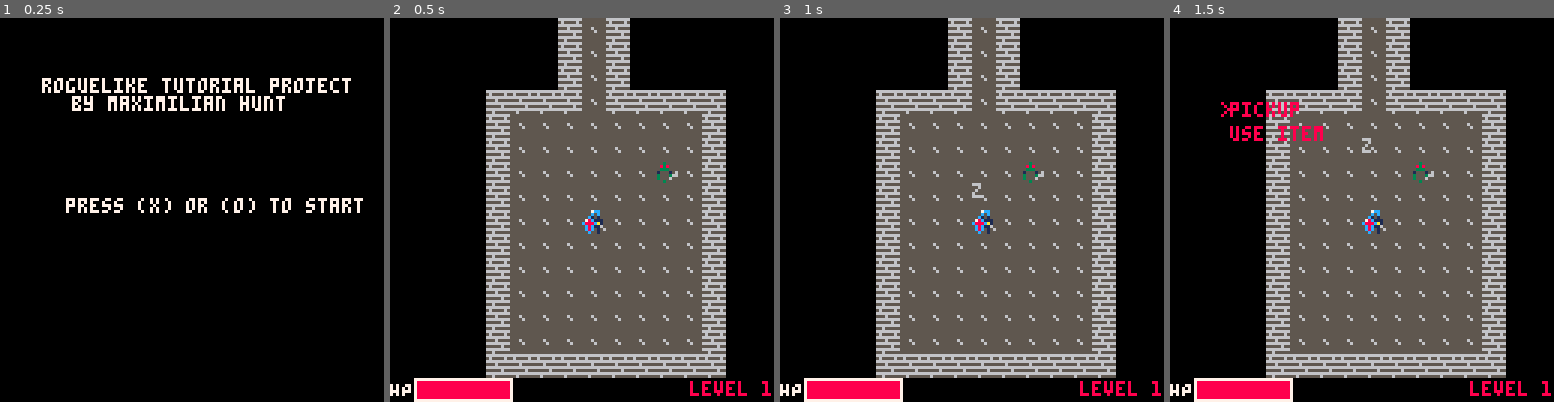
Above: before the commit, frames 1-4 (left to right).
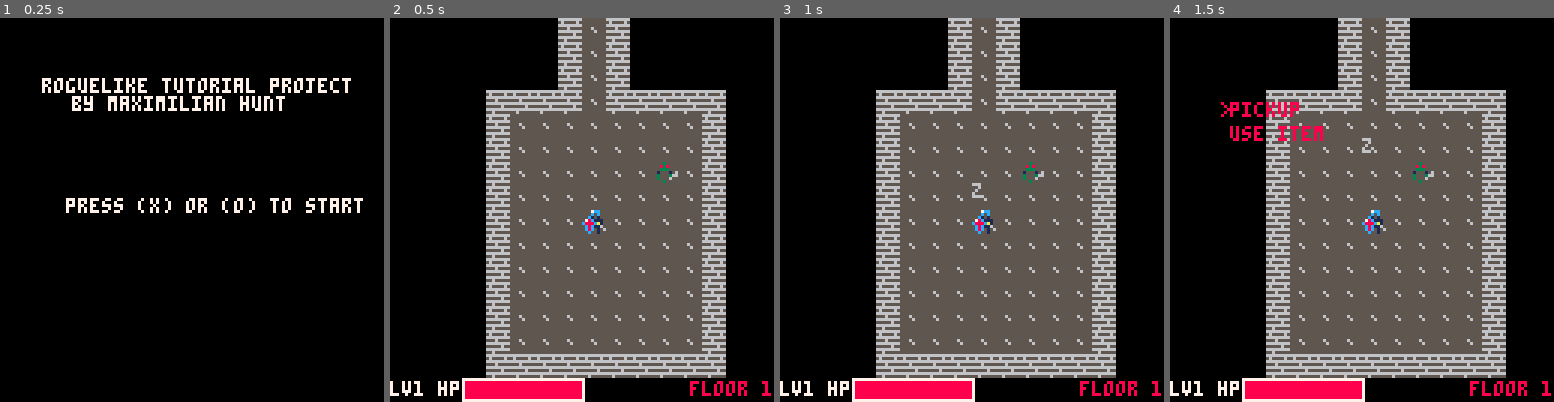
Above: after the commit, the same moments.

Repository: m-r-hunt/Pico-8-Carts
Game: PICO-8 cartridge rlt2021/cart.p8
Two runs of this game, one before a commit and one after it. Both use one fixed random seed, a clock stepped at 60 frames per second and the inputs below.
Inputs:
- Up to frame 1 (0.25 s): no input
- Up to frame 2 (0.5 s): tap X (X key) at 0.33 s
- Up to frame 3 (1 s): tap O (Z key) at 0.7 s
- Up to frame 4 (1.5 s): tap X (X key) at 1.07 s

Frame 1 is identical in both runs. In frame 2, 2.2% of the frame differs, in the area x 0-93%, y 93-100%; in frame 3, 2.2%; in frame 4, 2.2%.

Commit message:
Start working on levelling

Diff:
--- a/rlt2021/cart.p8
+++ b/rlt2021/cart.p8
@@ -18,6 +18,8 @@
 #include state.trm.lua
 -->8
 #include particles.trm.lua
+-->8
+#include level.trm.lua
 __gfx__
 000000000007cc000044500000000000000000000000000000000000000000000000000000000000000000000000000000000000000000000000000066666666
 00000000000c5c00004f450000000000000000000000000000000000000000000000000000000000000000000000000000000000000000000000000011555556
--- a/rlt2021/flow.trm.lua
+++ b/rlt2021/flow.trm.lua
@@ -1,3 +1,4 @@
+
 
 
 
@@ -25,10 +26,11 @@
 	drawParticles()
 
 	camera()
-	print("HP",0,121,7)
-	rect(8,120,player.fighter.max_hp+10,127,7)
-	rectfill(9,121,player.fighter.hp+9,126,8)
-	print("level "..dungeon_level,100,121)
+	print("lv"..current_level,0,121,7)
+	print("hp",16,121,7)
+	rect(24,120,24+player.fighter.max_hp+10,127,7)
+	rectfill(25,121,24+player.fighter.hp+9,126,8)
+	print("floor "..dungeon_level,100,121)
 end
 
 local options={"pickup","use item"}
@@ -137,6 +139,8 @@
 	dungeon_level=1
 
 	player=Entity(V2(8,8),1,"player",true,Fighter(30,2,5),nil,nil,Inventory(26))
+	current_level=1
+	current_xp=0
 	new_floor()
 
 	draw=drawGameplay
@@ -152,7 +156,8 @@
 					local target=getBlockingEntitiesAt(dx)
 
 					if target then
-						player.fighter:attack(target)
+						local xp=player.fighter:attack(target)
+						addXp(xp)
 					else
 						player:move(dx)
 						fov_map=calculateFOV(blocks_fov,player.pos,10)
--- a/rlt2021/gameplay.trm.lua
+++ b/rlt2021/gameplay.trm.lua
@@ -15,11 +15,12 @@
 end
 
 Fighter=Class{
-	construct=function(self,hp,defence,power)
+	construct=function(self,hp,defence,power,xp)
 		self.max_hp=hp
 		self.hp=hp
 		self.defence=defence
 		self.power=power
+		self.xp=xp
 	end,
 
 	takeDamage=function(self,amount)
@@ -31,7 +32,10 @@
 			self.owner.fighter=nil
 			self.owner.ai=nil
 			self.owner.z=1
+
+			return self.xp
 		end
+		return 0
 	end,
 
 	heal=function(self,amount)
@@ -40,7 +44,7 @@
 
 	attack=function(self,target)
 		local damage=self.power-target.fighter.defence
-		target.fighter:takeDamage(damage)
+		local xp=target.fighter:takeDamage(damage)
 		addNumber(damage,8,target.pos*8+V2(2,0),V2(0,-1),120)
 
 		local init=self.owner.pos
@@ -63,6 +67,7 @@
 			self.owner.pos=init+(dx-init)*(t/animation_time)
 		end
 		self.owner.pos=init
+		return xp
 	end
 }
 
--- /dev/null
+++ b/rlt2021/level.trm.lua
@@ -0,0 +1,18 @@
+
+
+function xpToNextLevel()
+	return level_up_base+current_level*level_up_factor
+end
+
+function addXp(xp)
+	current_xp+=xp
+
+	if current_xp>xpToNextLevel() then
+		current_xp-=xpToNextLevel()
+		current_level+=1
+
+		return true
+	else
+		return false
+	end
+end
--- a/rlt2021/map.trm.lua
+++ b/rlt2021/map.trm.lua
@@ -121,9 +121,9 @@
 		if not anyEntitiesAt(entities,V2(x,y)) then
 			local monster=nil
 			if rnd(1)<0.8 then
-				monster=Entity(V2(x,y),16,"orc",true,Fighter(10,0,3),BasicMonster())
+				monster=Entity(V2(x,y),16,"orc",true,Fighter(10,0,3,35),BasicMonster())
 			else
-				monster=Entity(V2(x,y),17,"troll",true,Fighter(16,1,4),BasicMonster())
+				monster=Entity(V2(x,y),17,"troll",true,Fighter(16,1,4,100),BasicMonster())
 			end
 			add(entities,monster)
 		end
--- a/rlt2021/state.trm.lua
+++ b/rlt2021/state.trm.lua
@@ -0,0 +1,12 @@
+
+
+
+
+
+
+
+
+
+
+level_up_base=200
+level_up_factor=150
Not shown, changed: rlt2021/flow.trm
Not shown, changed: rlt2021/gameplay.trm
Not shown, added: rlt2021/level.trm
Not shown, changed: rlt2021/map.trm
Not shown, changed: rlt2021/state.trm
